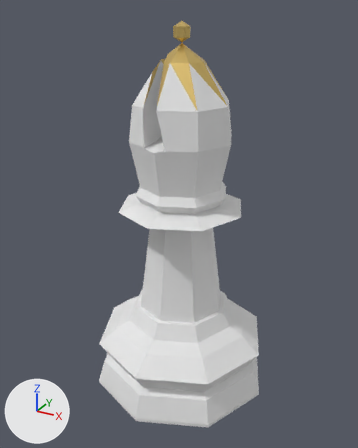
Two versions of the glTF model app/src/main/assets/models/gercek5_b_w.glb, one commit apart.
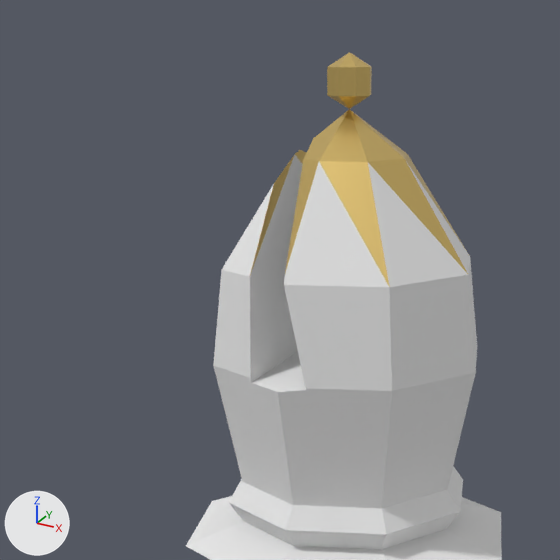
Old and new are each drawn whole from a 50 mm camera at (0.534, -0.984, 0.927) aimed at (-0.003, -0.007, 0.439) and again close up on the part from 13% to 74% of the width and 0% to 49% of the height. The axes (+X, +Y, +Z) are drawn at lower left. The lights are the same throughout. The last two pictures show the newer version. Vertices at exactly the same position are counted once.

Names of what the first close-up shows: 'b_w'.
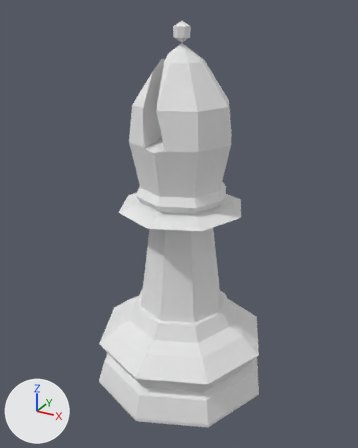
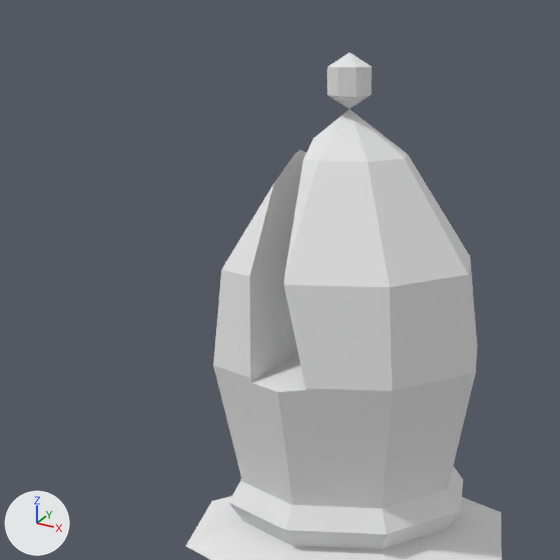
Boxes (x1, y1, x2, y2) around the edits, measured in the close-ups (560 x 560 px):
part 1 of me_white_bishop_cylinder_001_mesh, recoloured (yellow to white)
    both: (251, 52, 468, 285)

What the commit changed:
me_white_bishop_cylinder_001_mesh has 173 vertices, 340 faces and spans x -0.23..0.23, y -0.23..0.23, z 0.0..0.9.
me_white_bishop_cylinder_001_mesh is used by ob_b_w; location (0.0, 0.0, 0.0).
me_white_bishop_cylinder_001_mesh part 1: all 63 faces that had it switch from mat_tepe_altin (yellow #ebcb7c) to mat_white_piece (white #e7e7e7).
